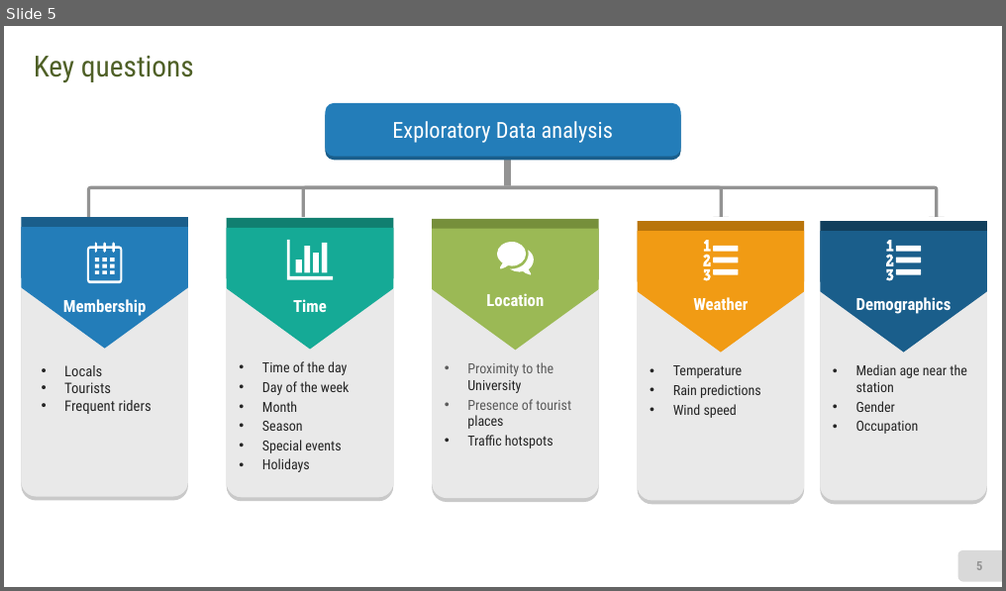
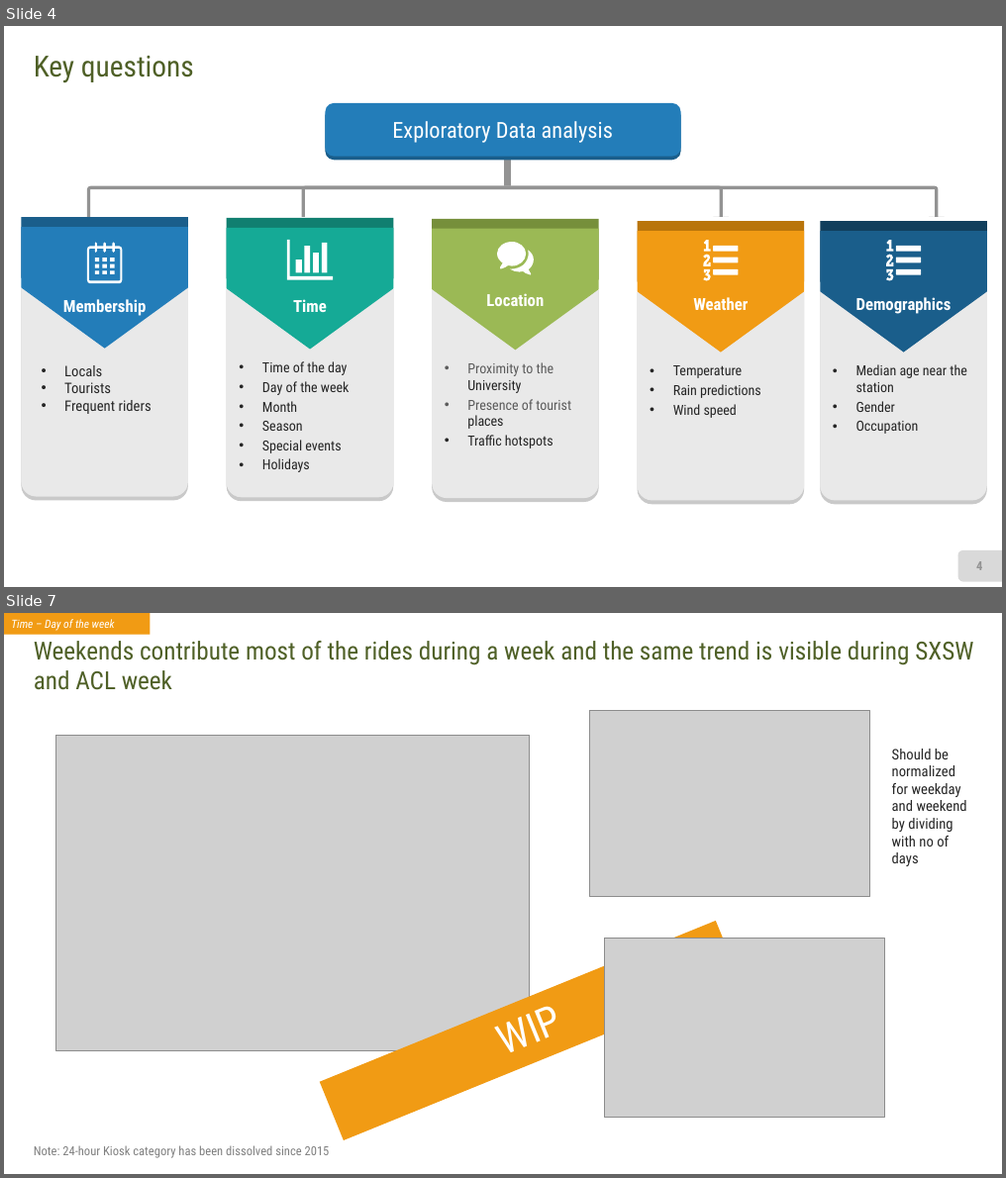
Before and after one commit to akhilesh-reddy/Strategy-consulting-for-bike-sharing, a slide deck: Group Project Final presentation.pptx. Shown one above the other, each under a label of ours: slide 5 before the commit, slides 4 and 7 after it; the slides between them are not shown. The pictures are 1006x591 and 1006x1178 pixels, drawn with LibreOffice and Linux fonts; fonts in the diff are those of the drawing; grey boxes stand for pictures. Boxes give left, top, right and bottom in pixels: in the first picture for what was removed or moved away, otherwise in the second. Text is boxed around its words. In the diff, an @@ line names an element or a change of style, - is before the commit and + after.

```diff
--- a/Group Project Final presentation.pptx
+++ b/Group Project Final presentation.pptx
@@ slide 7 added at [4, 613, 1002, 1174], background #FFFFFF @@
@@ rectangle added at [4, 613, 150, 635], fill #F19B14, 11 pt, text #FFFFFF, italic @@
+Time – Day of the week
@@ text added at [34, 641, 973, 690], 24 pt, text #4F6027 @@
+Weekends contribute most of the rides during a week and the same trend is visible during SXSW and ACL week
@@ picture added at [589, 710, 869, 897] @@
@@ picture added at [55, 735, 530, 1051] @@
@@ text added at [892, 749, 967, 866], 14 pt, text #262626 @@
+Should be normalized for weekday and weekend by dividing with no of days
@@ rectangle added at [320, 921, 740, 1141], fill #F19B14, 40 pt, text #FFFFFF @@
+WIP
@@ picture added at [604, 938, 884, 1118] @@
@@ text added at [34, 1146, 330, 1158], 12 pt, text #808080 @@
+Note: 24-hour Kiosk category has been dissolved since 2015
@@ what was slide 5 is now slide 4 @@
@@ page number at [976, 562, 982, 570]: text changed @@
-5
+4
```
Also in this commit, not shown: 9 other slides added, 10 slides removed.
